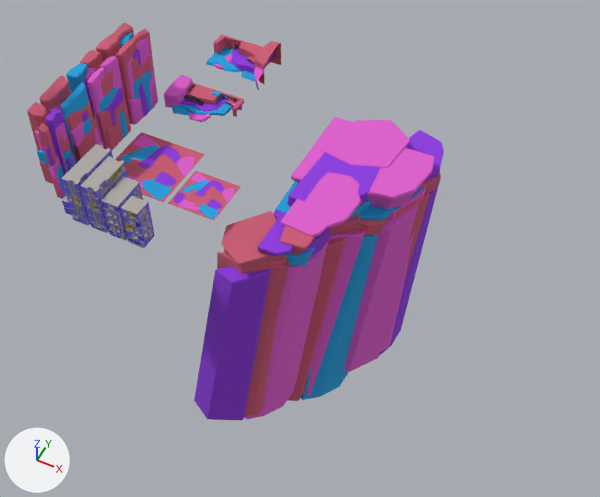
The FBX model Assets/Models/Map/SM_SpaceModules.fbx, before and after one commit.
Both versions are drawn from a camera (50 mm lens) standing at (277.0, -232.0, 330.0) and looking at (115.0, 93.0, -76.0). The lights are fixed; the arrows at lower left show +X, +Y and +Z. Where no turn or scale is listed for an object, it has been applied to the vertices. Vertices at the same position are counted once.

The first picture shows 'SM_BuildingWallx3__5', 'SM_BuildingWallx4_05', 'SM_Cliff', 'SM_FloorLarge', 'SM_FloorSmall', 'SM_Rock_Slim_02', 'SM_Rock_Slim_03', 'SM_Rock_Slim_04', 'SM_Rock_Slim_05', 'SM_Rock_Thick_03', 'SM_Stairs_01', 'SM_Stairs_02'.
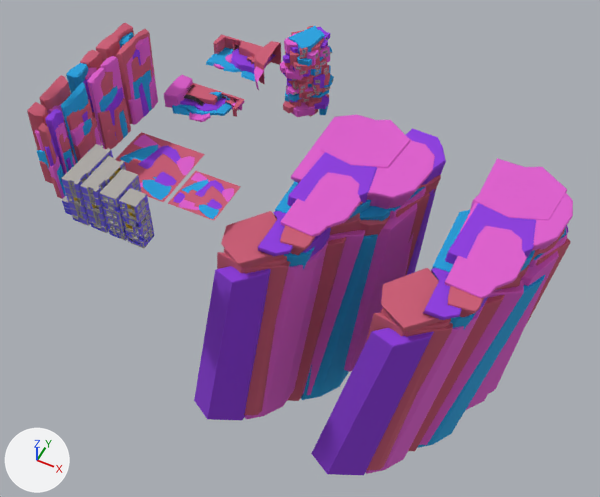
What the commit changed:
Material 'Glass_01' (mat_glass_01) is new.
Its base color is (0.738, 0.888, 1.0) (white #dff2ff).
Its metallic is 0.33.
Its roughness is 0.0.
Its alpha is 0.355.
me_cube_040 is used by ob_sm_cliff; location (147.3, 83.9, -48.1).
me_cube_040 had 653 vertices, 451 faces and spanned x -83.0..43.0, y -72.0..92.0, z -183.0..49.0.
me_cube_040 now has 687 vertices, 483 faces and spans x -83.0..43.0, y -72.0..88.0, z -183.0..49.0.
me_cube_040 part 1: the loose piece of 30 vertices spanning x 8.0..41.0, y 33.0..76.0, z 24.0..43.0 is rebuilt with 37 vertices and now spans x 5.0..43.0, y 30.0..69.0, z 19.0..48.0.
me_cube_040 part 2: 17 vertices moved from x -21.0..40.0, y 44.0..92.0, z -153.0..47.0 to x -21.0..40.0, y 49.0..88.0, z -153.0..47.0; 7 vertices removed from x -9.0..36.0, y 20.0..50.0, z 27.0..48.0; 29 vertices added at x -24.0..36.0, y 5.0..66.0, z 27.0..48.0.
Mesh me_large_buildingf_002_1 is new.
It has 542 vertices, 297 faces and spans x -5.52..5.51, y -5.52..5.5, z -0.01..5.39.
Faces by material slot: [225, 49, 1, 6, 16].
It uses material mat_windowboarders (grey #adaaa6).
It uses material mat_wall_03 (blue #6f5fe7).
It uses material mat_wall_04 (blue #4c41e7).
It uses material mat_glass_02 (white #dff2ff).
It uses material mat_wall_01 (yellow #e3bb24).
Mesh me_cube_039 is new.
It has 613 vertices, 424 faces and spans x -83.0..30.0, y -72.0..75.0, z -183.0..49.0.
Faces by material slot: [134, 132, 86, 72].
It uses material mat_ground_01 (red #cb5c75).
It uses material mat_ground_02 (pink #e05fcf).
It uses material mat_ground_03 (purple #8e39e0).
It uses material mat_ground_04 (blue #1fa2e0).
Mesh me_cube_017 is new.
It has 2679 vertices, 1856 faces and spans x -18.6..11.2, y -13.0..20.3, z -33.0..22.2.
Faces by material slot: [994, 443, 104, 134, 95, 86].
It uses material mat_windowboarders (grey #adaaa6).
It uses material mat_ground_01 (red #cb5c75).
It uses material mat_ground_02 (pink #e05fcf).
It uses material mat_ground_03 (purple #8e39e0).
It uses material mat_ground_04 (blue #1fa2e0).
It uses material mat_glass_01 (white #dff2ff).
Mesh me_cube_014 is new.
It has 808 vertices, 468 faces and spans x -5.6..5.5, y -5.5..15.7, z 0.0..5.4.
Faces by material slot: [369, 60, 1, 8, 30].
It uses material mat_windowboarders (grey #adaaa6).
It uses material mat_wall_03 (blue #6f5fe7).
It uses material mat_wall_04 (blue #4c41e7).
It uses material mat_glass_02 (white #dff2ff).
It uses material mat_wall_01 (yellow #e3bb24).
Object 'SM_BuildingWallx1_05' (ob_sm_buildingwallx1_05) is new; it shows me_large_buildingf_002_1.
Its location is (66.0, 0.0, 25.9).
Object 'SM_Cliff.001' (ob_sm_cliff_001) is new; it shows me_cube_039.
Its location is (242.4, 83.9, -48.1).
Object 'SM_DecoBuilding' (ob_sm_decobuilding) is new; it shows me_cube_017.
Its location is (94.3, 149.4, 19.8).
Object 'SM_BuildingWallx2_05' (ob_sm_buildingwallx2_05) is new; it shows me_cube_014.
Its location is (54.0, 0.0, 25.9).

Changed parts and their boxes [x1, y1, x2, y2] in the pictures (600 x 497 px; the box of a moved part takes in the faces that stretch with it):
'SM_Cliff', reshaped: before [194, 117, 444, 420]; after [194, 115, 446, 420]
'SM_Cliff.001', added: after [311, 158, 573, 475]
    faces in mat_ground_02 (pink #e05fcf): [366, 158, 573, 474]
    faces in mat_ground_03 (purple #8e39e0): [311, 203, 568, 475]
    faces in mat_ground_01 (red #cb5c75): [366, 229, 571, 470]
    faces in mat_ground_04 (blue #1fa2e0): [417, 210, 566, 448]
'SM_DecoBuilding', added: after [279, 26, 334, 117]
    faces in mat_ground_01 (red #cb5c75): [283, 26, 330, 117]
    faces in mat_ground_04 (blue #1fa2e0): [285, 26, 334, 115]
    faces in mat_ground_02 (pink #e05fcf): [279, 33, 330, 117]
    faces in mat_ground_03 (purple #8e39e0): [283, 27, 330, 109]
    faces in mat_windowboarders (grey #adaaa6): [287, 39, 333, 102]
'SM_BuildingWallx2_05', added: after [99, 169, 140, 207]
    faces in mat_windowboarders (grey #adaaa6): [100, 169, 140, 207]
    faces in mat_wall_03 (blue #6f5fe7): [99, 176, 139, 206]
'SM_BuildingWallx1_05', added: after [119, 188, 148, 214]
    faces in mat_windowboarders (grey #adaaa6): [119, 188, 148, 214]
part 1 of me_cube_040, rebuilt: before [406, 130, 444, 183]; after [406, 129, 446, 185]
part 2 of me_cube_040, moved or reshaped: before [321, 117, 440, 345]; after [290, 115, 437, 274]
